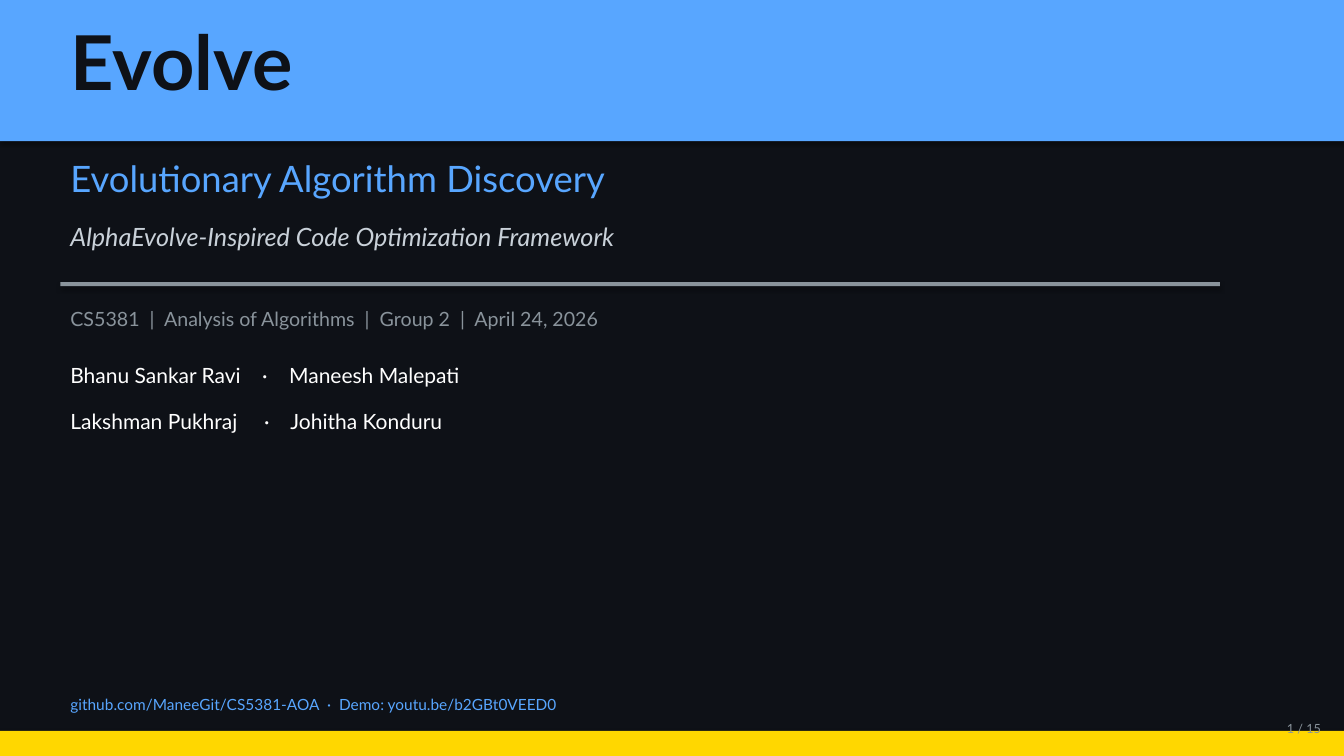
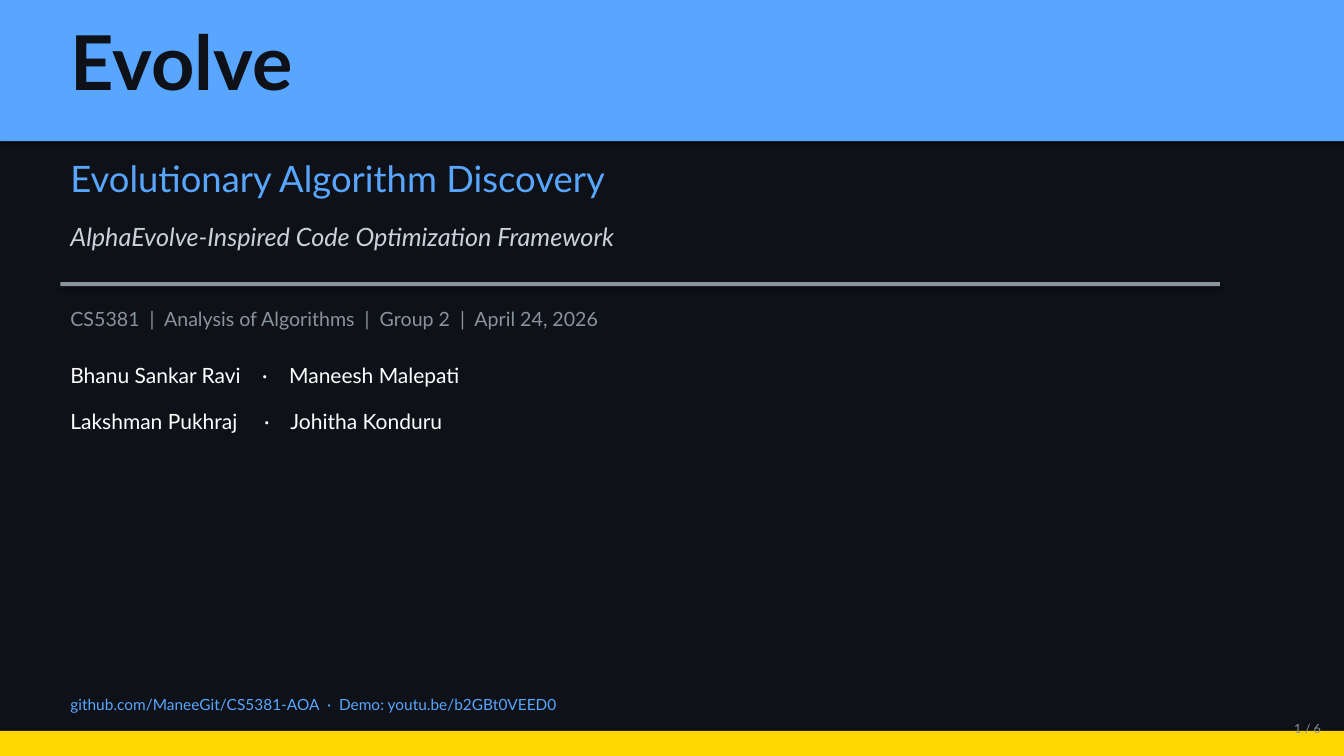
Before and after one commit to ManeeGit/CS5381-AOA, a slide deck: slide 1 of CS5381_AOA_Presentation.pptx. Drawn at 1344x756 pixels with LibreOffice and Linux fonts; fonts in the diff are those of the drawing. Boxes give left, top, right and bottom in pixels: in the first picture for what was removed or moved away, otherwise in the second. Text is boxed around its words. In the diff, an @@ line names an element or a change of style, - is before the commit and + after.

```diff
--- a/CS5381_AOA_Presentation.pptx
+++ b/CS5381_AOA_Presentation.pptx
@@ text at [1294, 722, 1321, 736]: text changed @@
-1 / 15
+1 / 6
```
Also in this commit, not shown: 2 other slides changed, 3 slides added, 14 slides removed, 1 other file.
